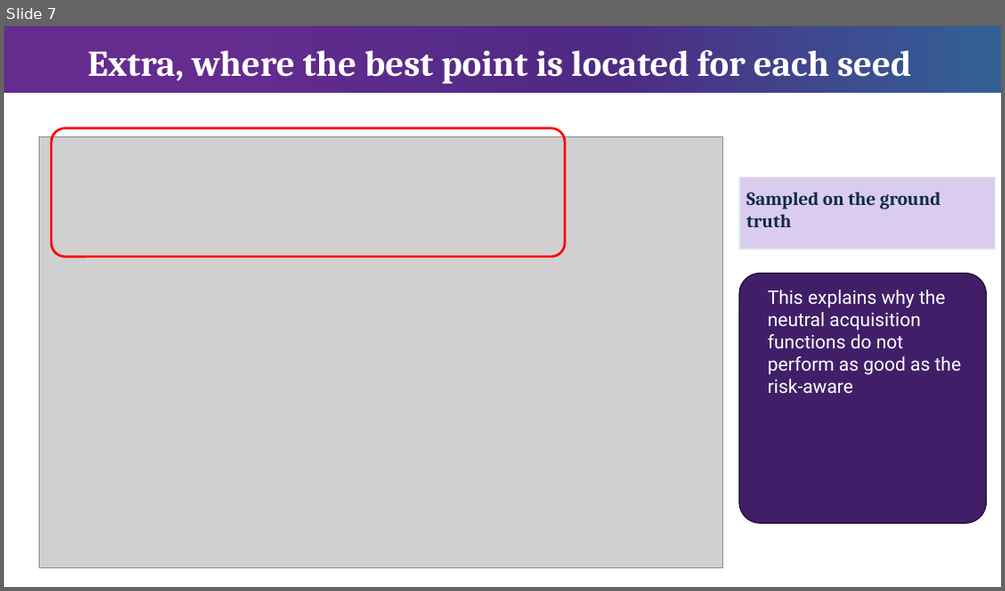
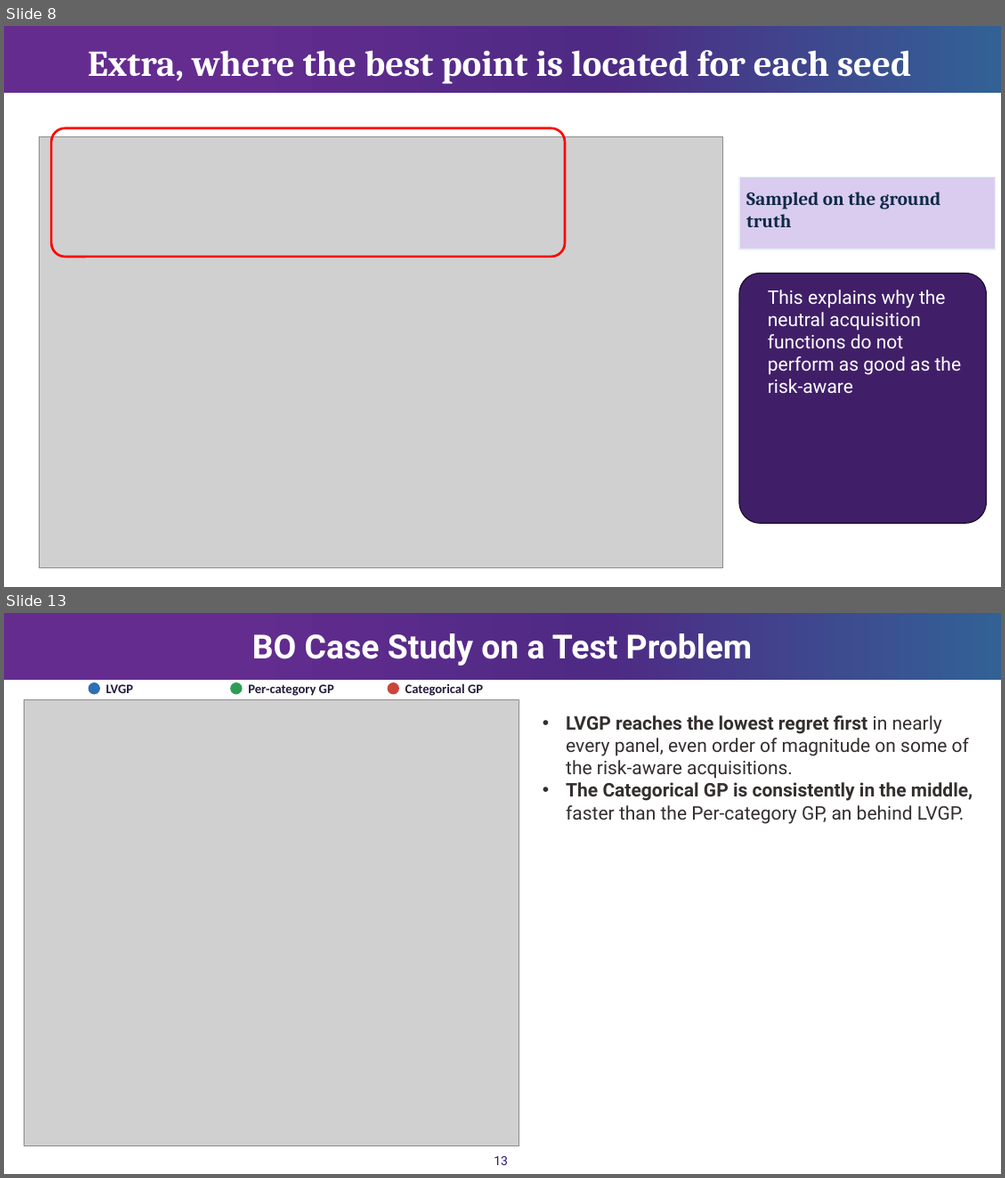
Before and after one commit to Chris1504-fdz/heter_lvgp, a slide deck: Heter_bo.pptx. Shown one above the other, each under a label of ours: slide 7 before the commit, slides 8 and 13 after it; the slides between them are not shown. The pictures are 1005x591 and 1005x1178 pixels, drawn with LibreOffice and Linux fonts; fonts in the diff are those of the drawing; grey boxes stand for pictures; background and template pictures are left out. Boxes give left, top, right and bottom in pixels: in the first picture for what was removed or moved away, otherwise in the second. Text is boxed around its words. In the diff, an @@ line names an element or a change of style, - is before the commit and + after.

```diff
--- a/Heter_bo.pptx
+++ b/Heter_bo.pptx
@@ slide 13 added at (4,613,1001,1174), background #FFFFFF; not listed: 1 template element that a slide beside it also shows @@
@@ title added at (252,633,752,666), 32 pt, text #FFFFFF, bold @@
+BO Case Study on a Test Problem
@@ ellipse added at (89,682,100,695), fill #2F6FB5 @@
@@ text added at (106,684,133,693), 12.5 pt, text #241B3A, bold @@
+LVGP
@@ ellipse added at (231,682,243,695), fill #2E9E54 @@
@@ text added at (248,684,334,696), 12.5 pt, text #241B3A, bold @@
+Per-category GP
@@ ellipse added at (388,682,399,695), fill #C9463A @@
@@ text added at (405,683,483,696), 12.5 pt, text #241B3A, bold @@
+Categorical GP
@@ picture added at (24,699,519,1145) @@
@@ text added at (566,715,972,824), 18 pt, text #342F2E @@
+• LVGP reaches the lowest regret first in nearly every panel, even order of magnitude on some of the risk-aware acquisitions.
+• The Categorical GP is consistently in the middle, faster than the Per-category GP, an behind LVGP.
@@ page number added at (494,1156,508,1165), 12 pt, text #2B166E @@
+13
@@ what was slide 7 is now slide 8 @@
```
Also in this commit, not shown: 6 slides changed, 6 other slides added, 4 slides removed, 3 other files.
